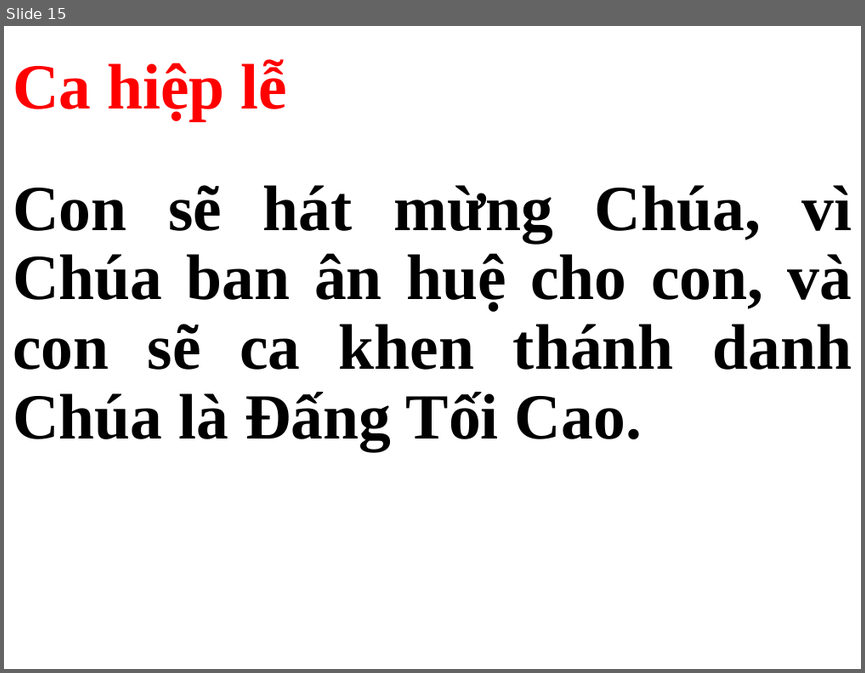
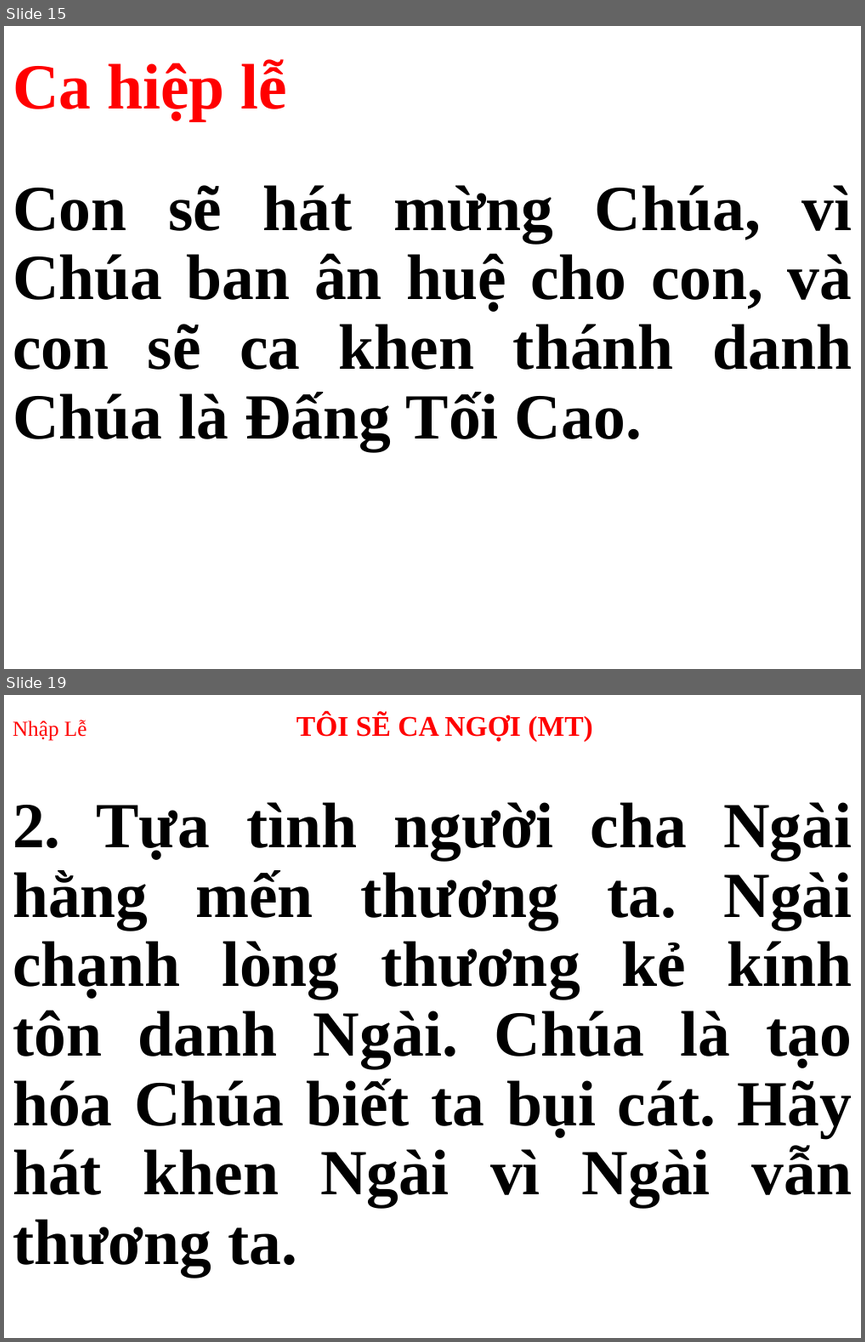
Before and after one commit to webfullstack99/usb-songs, a slide deck: Thứ 3.pptx. Shown one above the other, each under a label of ours: slide 15 before the commit, slides 15 and 19 after it; the slides between them are not shown. The pictures are 865x673 and 865x1342 pixels, drawn with LibreOffice and Linux fonts; fonts in the diff are those of the drawing. Boxes give left, top, right and bottom in pixels: in the first picture for what was removed or moved away, otherwise in the second. Text is boxed around its words. In the diff, an @@ line names an element or a change of style, - is before the commit and + after.

```diff
--- a/Thứ 3.pptx
+++ b/Thứ 3.pptx
@@ slide 19 added at (4, 695, 861, 1338), background #FFFFFF @@
@@ title added at (12, 713, 592, 741), 24 pt, text #FF0000, bold @@
+Nhập Lễ TÔI SẼ CA NGỢI (MT)
@@ subtitle added at (12, 802, 852, 1276), 54 pt, text #000000, bold @@
+2. Tựa tình người cha Ngài hằng mến thương ta. Ngài chạnh lòng thương kẻ kính tôn danh Ngài. Chúa là tạo hóa Chúa biết ta bụi cát. Hãy hát khen Ngài vì Ngài vẫn thương ta.
```
Also in this commit, not shown: 2 slides changed, 14 other slides added, 15 slides removed.
